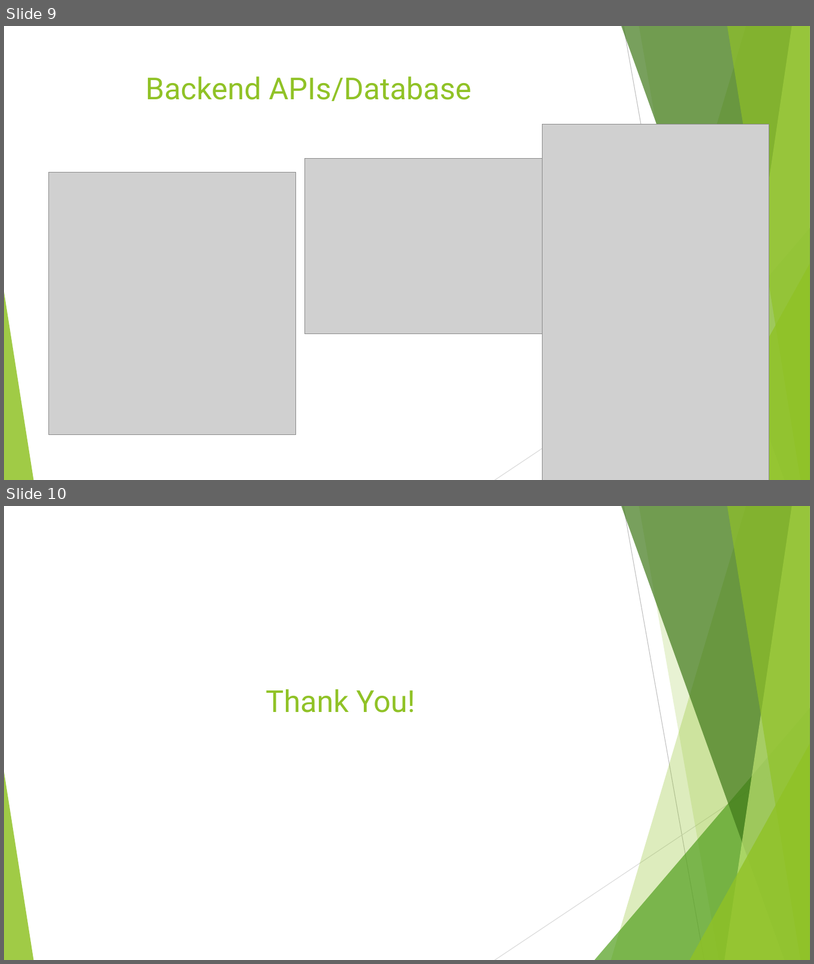
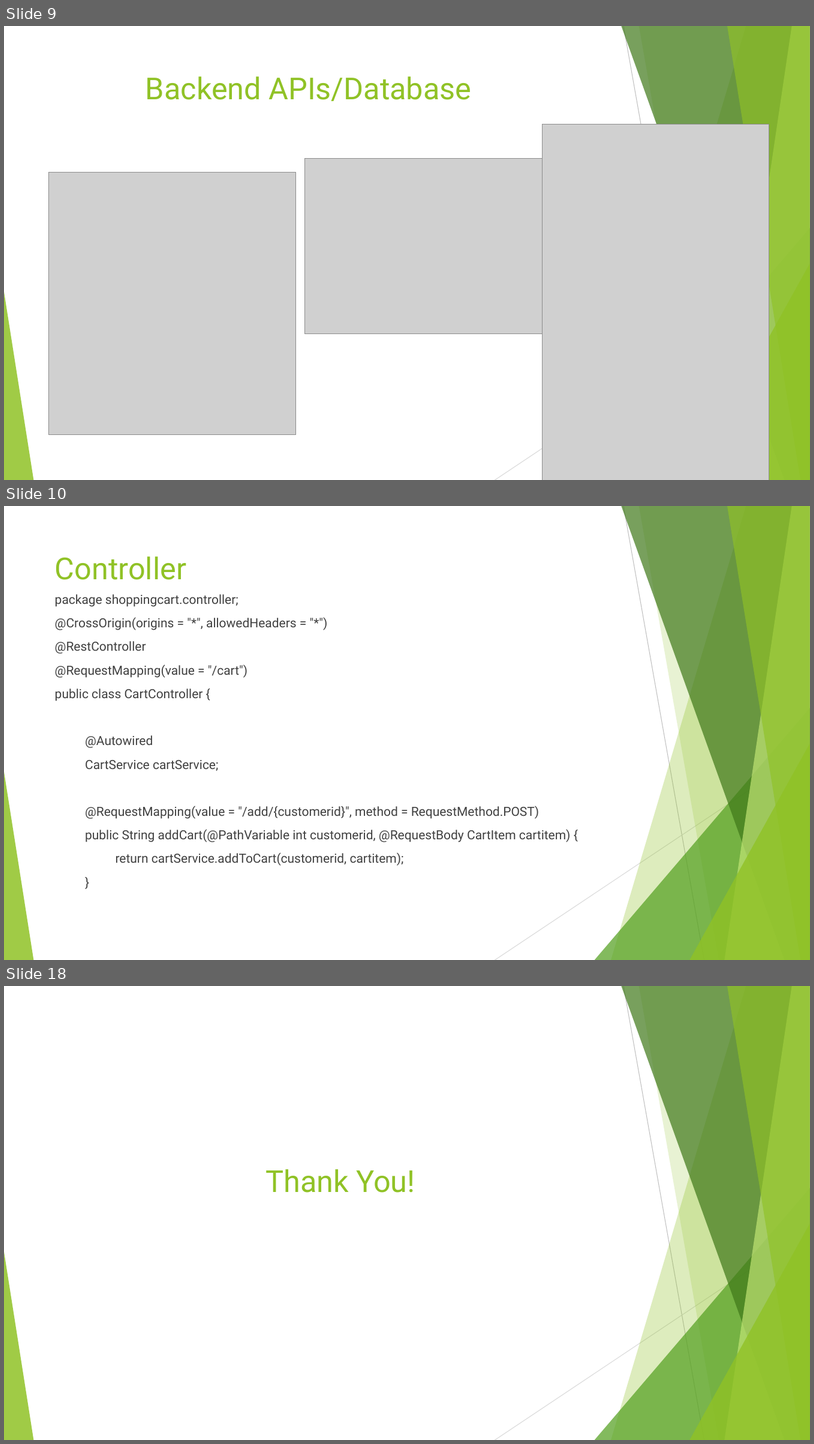
Before and after one commit to ksharish72/ShoppingCart_SpringMVC_React, a slide deck: ShoppingCartDocumentation.pptx. Shown one above the other, each under a label of ours: slides 9 and 10 before the commit, slides 9, 10 and 18 after it; the slides between them are not shown. The pictures are 814x964 and 814x1444 pixels, drawn with LibreOffice and Linux fonts; fonts in the diff are those of the drawing; grey boxes stand for pictures. Boxes give left, top, right and bottom in pixels: in the first picture for what was removed or moved away, otherwise in the second. Text is boxed around its words. In the diff, an @@ line names an element or a change of style, - is before the commit and + after.

```diff
--- a/ShoppingCartDocumentation.pptx
+++ b/ShoppingCartDocumentation.pptx
@@ slide 10 added at [4,506,810,960], background #FFFFFF; not listed: 10 template elements that a slide beside it also shows @@
@@ title added at [55,556,186,580], 36 pt, text #90C226 @@
+Controller
@@ text added at [55,594,571,865], 15 pt, text #404040 @@
+package shoppingcart.controller;
+@CrossOrigin(origins = "*", allowedHeaders = "*")
+@RestController
+@RequestMapping(value = "/cart")
+public class CartController {
+@Autowired
+CartService cartService;
+@RequestMapping(value = "/add/{customerid}", method = RequestMethod.POST)
+public String addCart(@PathVariable int customerid, @RequestBody CartItem cartitem) {
+return cartService.addToCart(customerid, cartitem);
+}
@@ what was slide 10 is now slide 18 @@
```
Also in this commit, not shown: 1 slide changed, 7 other slides added, 9 other files.
